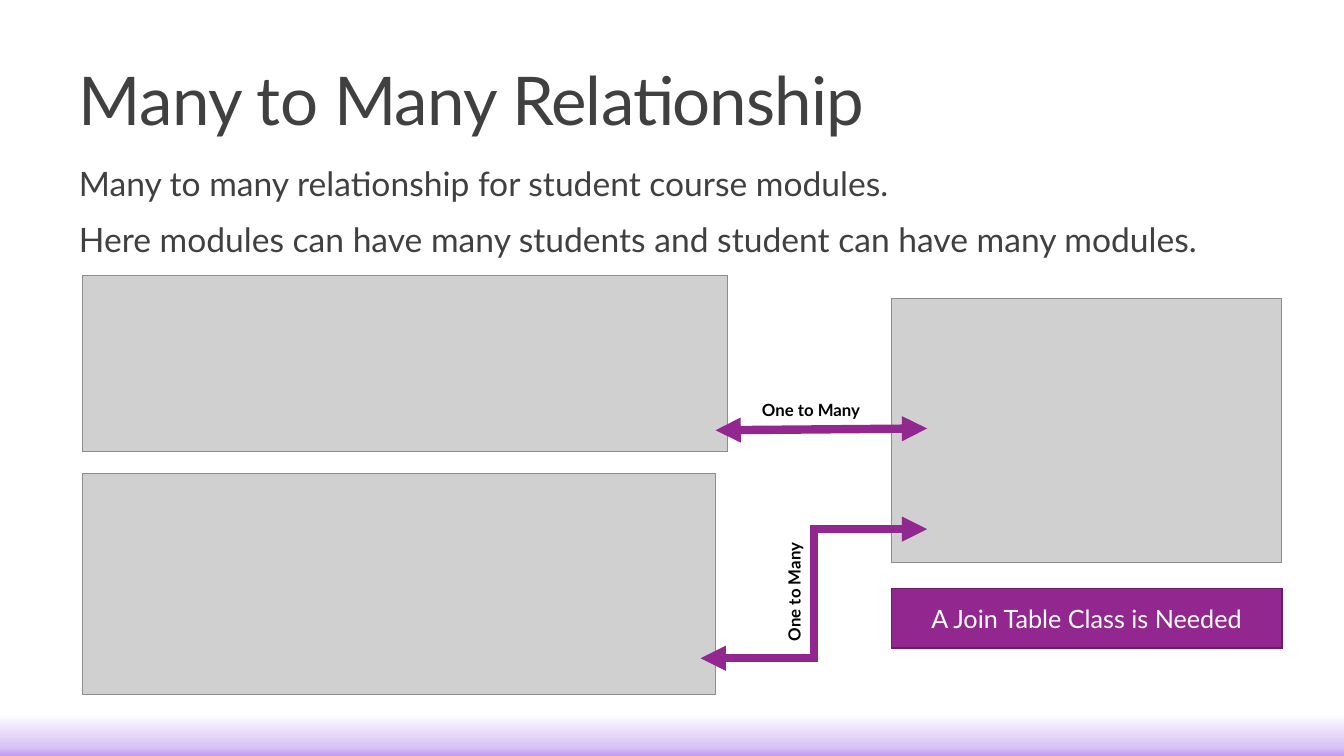
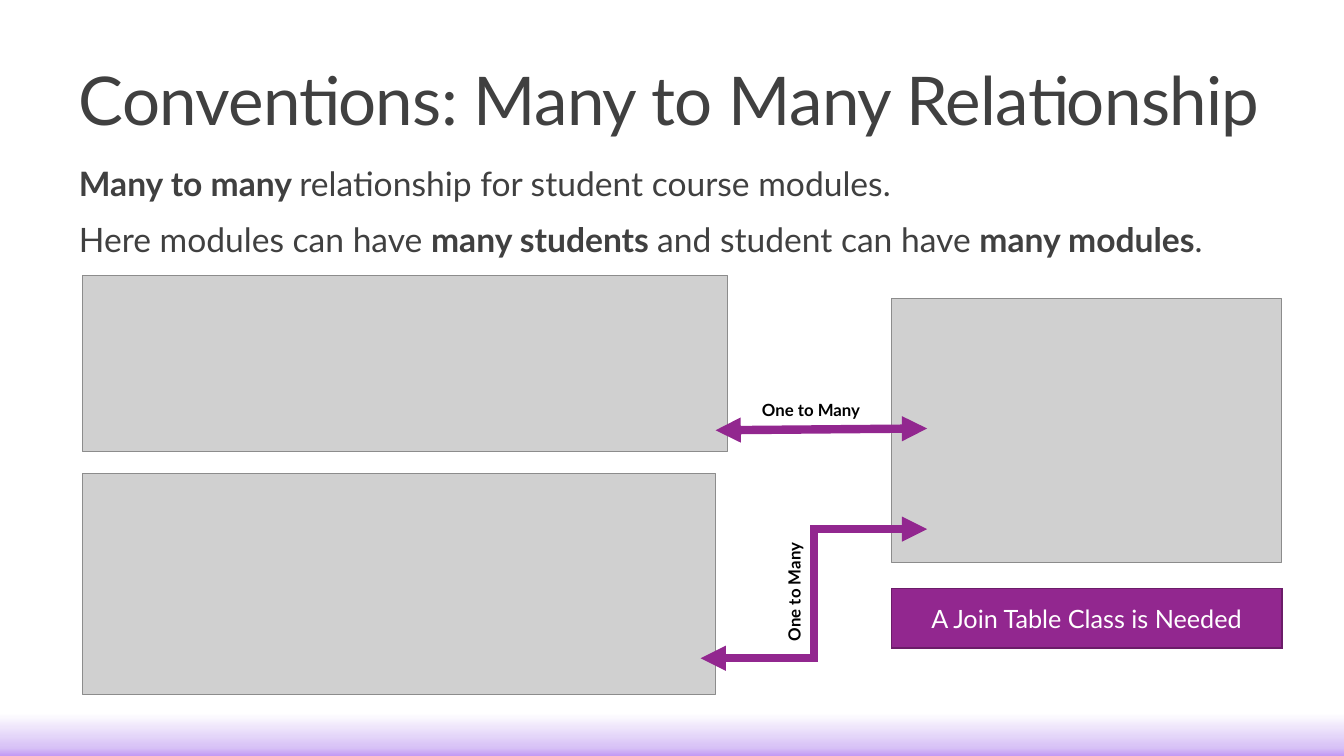
Before and after one commit to c0j0s/StudentManagementSystem, a slide deck: slide 14 of Training Materials/Lecture/2. Implementing EF Core in Your Solution.pptx. Drawn at 1344x756 pixels with LibreOffice and Linux fonts; fonts in the diff are those of the drawing; grey boxes stand for pictures. Boxes give left, top, right and bottom in pixels: in the first picture for what was removed or moved away, otherwise in the second. Text is boxed around its words. In the diff, an @@ line names an element or a change of style, - is before the commit and + after.

```diff
--- a/Training Materials/Lecture/2. Implementing EF Core in Your Solution.pptx
+++ b/Training Materials/Lecture/2. Implementing EF Core in Your Solution.pptx
@@ title at [79,75,1259,137]: text changed @@
-Many to Many Relationship
+Conventions: Many to Many Relationship
@@ text "Many to many relationship for ..." at [79,171,1202,258]: bold on in "Many to many", "many students many modules." @@
```
Also in this commit, not shown: 16 other slides changed, 5 other files.
